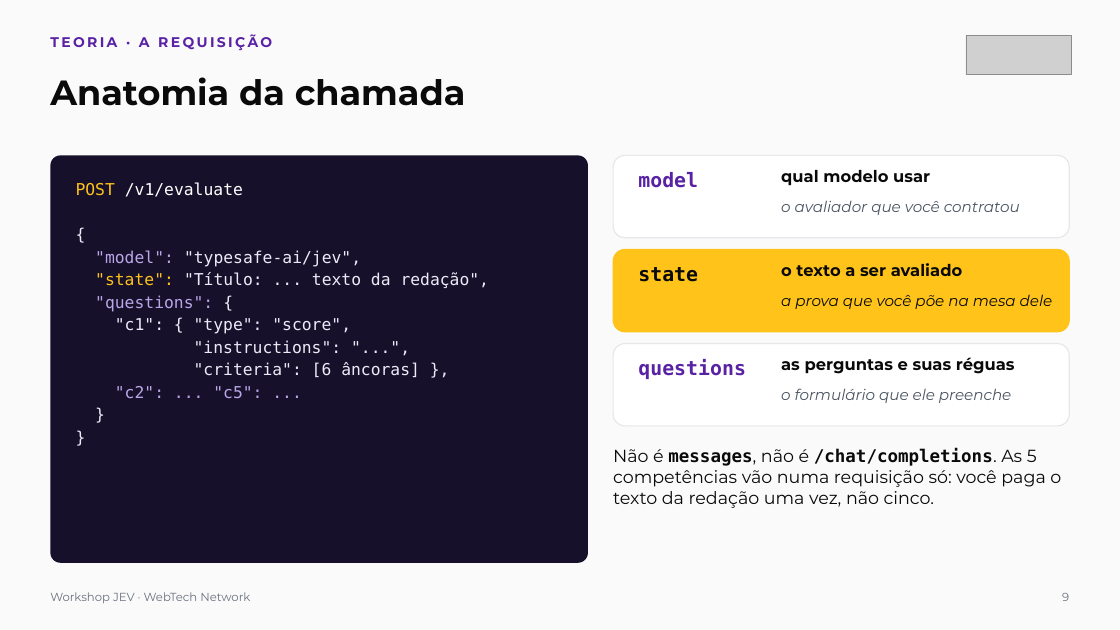
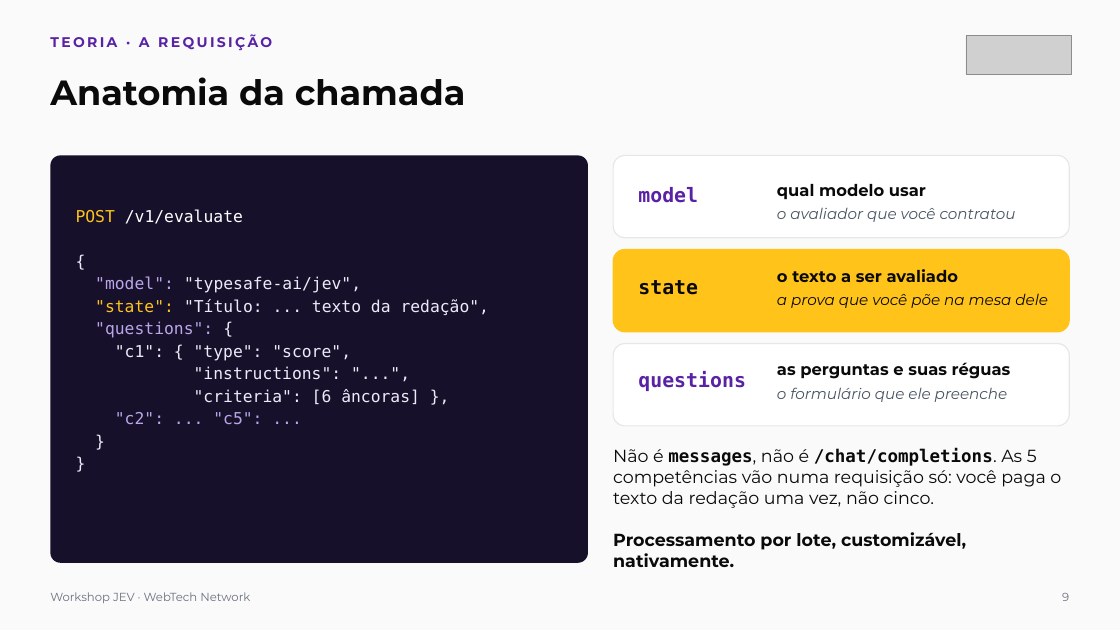
Before and after one commit to webtech-network/workshop-jev, a slide deck: slide 9 of docs/workshop-jev-apresentacao.pptx. Drawn at 1120x630 pixels with LibreOffice and Linux fonts; fonts in the diff are those of the drawing; grey boxes stand for pictures. Boxes give left, top, right and bottom in pixels: in the first picture for what was removed or moved away, otherwise in the second. Text is boxed around its words. In the diff, an @@ line names an element or a change of style, - is before the commit and + after.

```diff
--- a/docs/workshop-jev-apresentacao.pptx
+++ b/docs/workshop-jev-apresentacao.pptx
@@ text "POST /v1/evaluate": place and size @@
-text "POST /v1/evaluate" at (76,182,490,398)
+text "POST /v1/evaluate" at (76,209,490,424)
@@ text "model": place and size @@
-text "model" at (638,172,698,188)
+text "model" at (638,187,698,203)
@@ 3 texts: place and size @@
-3 texts at (781,200,1020,374)
+3 texts at (777,208,1016,379)
@@ text "qual modelo usar": place and size @@
-text "qual modelo usar" at (781,170,930,186)
+text "qual modelo usar" at (777,184,926,200)
@@ text "state": place and size @@
-text "state" at (638,267,698,282)
+text "state" at (638,280,698,295)
@@ text "a prova que você põe ...": place and size @@
-text "a prova que você põe ..." at (781,294,1053,309)
+text "a prova que você põe ..." at (777,293,1048,308)
@@ text "questions": place and size @@
-text "questions" at (638,360,746,379)
+text "questions" at (638,371,746,391)
@@ text "o formulário que ele preenche": place and size @@
-text "o formulário que ele preenche" at (781,388,1011,403)
+text "o formulário que ele preenche" at (777,387,1007,402)
@@ text at (613,532,966,567): paragraph added @@
+Processamento por lote, customizável, nativamente.
```
Also in this commit, not shown: 22 other slides changed.
